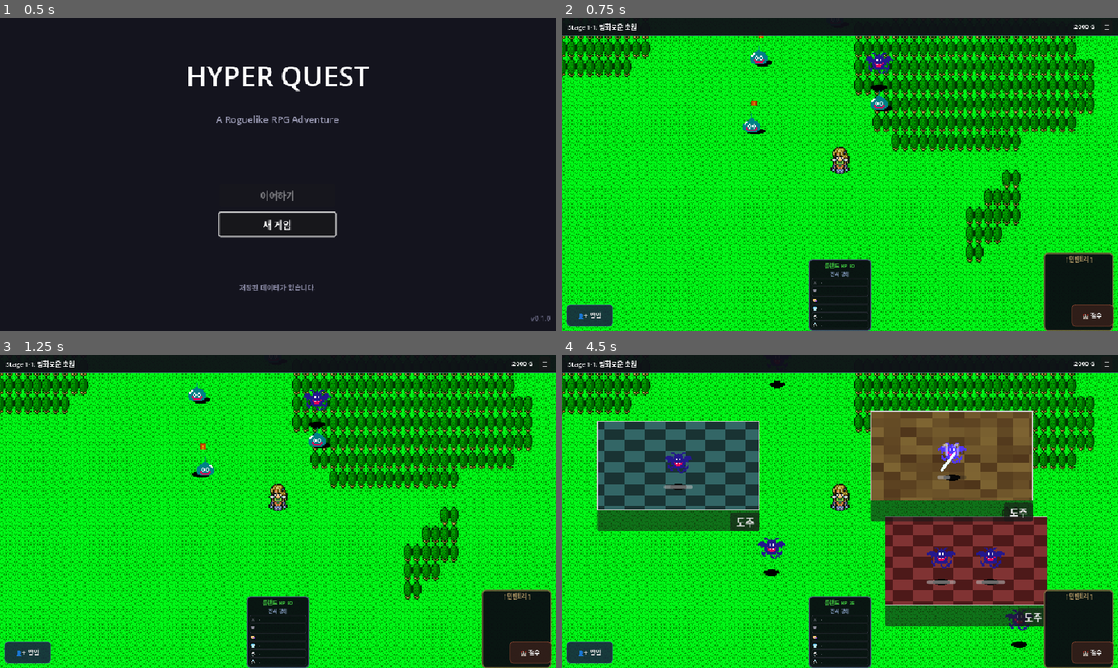
Above: before the commit, frames 1-4 (two rows, left to right).
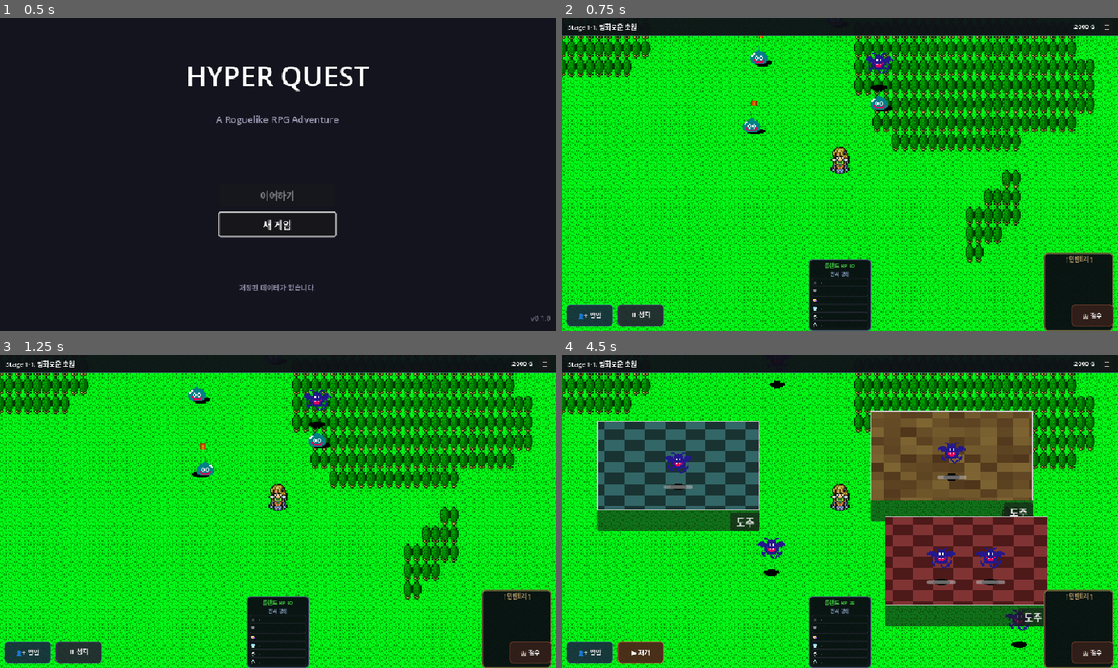
Above: after the commit, the same moments.

Repository: limmmmmmn/Appears-Appears
Game: Godot game, scene res://scenes/main/Main.tscn
Two runs of this game, one before a commit and one after it. Both use one fixed random seed, a clock stepped at 60 frames per second and the inputs below.
Inputs (mouse positions are in pixels of both pictures, inside the frame that each line leads up to):
- Up to frame 1 (0.5 s): no input
- Up to frame 2 (0.75 s): click "새 게임" at 0.5 s
- Up to frame 3 (1.25 s): no input
- Up to frame 4 (4.5 s): click "🏰 철수" at 1.25 s; click "출발" at 2 s; click (639, 652) at 2.75 s, where only the run after the commit has a clickable "⏸ 정지"; click (639, 652) at 3.5 s, where only the run after the commit has a clickable "▶ 재개"; tap Enter at 4.25 s; drag from (951, 467) to (778, 367) at 4.27 s

Frame 1 is identical in both runs. In frame 2, 0.6% of the frame differs, in the area x 9-19%, y 91-99%; in frame 3, 0.6%; in frame 4, 1.3%, in the area x 9-85%, y 28-99%.

Commit message:
전투창 정지 버튼 추가 (토글, 스페이스바 단축키)
- FieldHUD: 영입 버튼 옆에 [⏸ 정지] 토글 버튼 추가
- FieldHUD: 스페이스바로 전투 정지/재개 토글
- BattleManager: is_battle_paused 상태, toggle/set 함수, 시그널 추가
- BattleManager: 정지 중 생성된 새 전투창도 정지 상태로 시작
- BattleWindow: is_battle_paused 플래그로 턴 처리 정지/재개
- 필드 이동은 정지 상태에서도 가능

https://claude.ai/code/session_01J8G7FkngPswDZzFdEXmxwx

Diff:
--- a/scripts/autoload/BattleManager.gd
+++ b/scripts/autoload/BattleManager.gd
@@ -37,6 +37,10 @@
 var last_battle_pos: Vector2 = Vector2.ZERO
 var last_window_rect: Rect2 = Rect2()
 
+# === 전투 정지 ===
+var is_battle_paused: bool = false
+signal battle_pause_changed(paused: bool)
+
 # 전투창 배치 설정
 const WINDOW_SIZE := Vector2(280, 200)
 const BOSS_WINDOW_SIZE := Vector2(420, 300)  # 보스전 전투창 (약 2배 크기)
@@ -122,6 +126,10 @@
 
 	# 전투 초기화 (새 시스템용)
 	window.setup_new(battle_id, enemy_ids, is_elite, is_boss)
+
+	# 전투 정지 상태면 새 전투창도 정지
+	if is_battle_paused:
+		window.set_battle_paused(true)
 	window.battle_ended.connect(_on_battle_window_ended)
 	window.battle_log.connect(_on_battle_log)
 	window.party_updated.connect(_on_party_updated)
@@ -499,6 +507,20 @@
 		if window_ref != null and is_instance_valid(window_ref):
 			window_ref.queue_free()
 		active_battles.erase(battle_id)
-
-
-#endregion
+#endregion
+
+
+#region 전투 정지
+func toggle_battle_pause() -> void:
+	set_battle_paused(not is_battle_paused)
+
+
+func set_battle_paused(paused: bool) -> void:
+	is_battle_paused = paused
+	for battle_id in active_battles:
+		var battle_data: Dictionary = active_battles[battle_id]
+		var window = battle_data.get("window")
+		if window != null and is_instance_valid(window):
+			window.set_battle_paused(paused)
+	battle_pause_changed.emit(paused)
+#endregion
--- a/scripts/battle/BattleWindow.gd
+++ b/scripts/battle/BattleWindow.gd
@@ -61,6 +61,7 @@
 var current_turn_index: int = 0
 var current_round: int = 0
 var is_processing_turn: bool = false
+var is_battle_paused: bool = false  # 전투 정지 상태
 
 
 # === 도주 설정 ===
@@ -134,8 +135,8 @@
 
 	_update_background_effect(delta)
 
-	# 독립 턴 처리
-	if not is_processing_turn:
+	# 독립 턴 처리 (정지 상태면 스킵)
+	if not is_processing_turn and not is_battle_paused:
 		_process_next_turn()
 
 
@@ -264,6 +265,11 @@
 
 
 #region 독립 턴 관리 시스템
+func set_battle_paused(paused: bool) -> void:
+	## 전투 정지/재개
+	is_battle_paused = paused
+
+
 func _start_new_round() -> void:
 	## 새 라운드 시작: 턴 순서 재계산
 	current_round += 1
--- a/scripts/ui/field/FieldHUD.gd
+++ b/scripts/ui/field/FieldHUD.gd
@@ -49,6 +49,9 @@
 # 철수 버튼
 var retreat_button: Button = null
 
+# 전투 정지 버튼
+var battle_pause_button: Button = null
+
 # 일시정지 메뉴
 var pause_menu: CanvasLayer = null
 var is_pause_menu_active: bool = false
@@ -67,6 +70,7 @@
 	_init_retreat_button()
 	_init_pause_menu()
 	_init_recruit_button()
+	_init_battle_pause_button()
 	_connect_signals()
 	update_all()
 
@@ -78,6 +82,13 @@
 			return
 		toggle_pause_menu()
 		get_viewport().set_input_as_handled()
+
+	# 스페이스바: 전투 정지/재개 토글
+	if event is InputEventKey and event.pressed and not event.echo:
+		if event.keycode == KEY_SPACE:
+			if not is_pause_menu_active:
+				_toggle_battle_pause()
+				get_viewport().set_input_as_handled()
 
 
 #region 초기화
@@ -198,6 +209,72 @@
 		if bottom_party_cards:
 			bottom_party_cards.update_display()
 		hero_recruited.emit(random_id)
+
+
+func _init_battle_pause_button() -> void:
+	## 영입 버튼 옆에 전투 정지 토글 버튼 생성
+	var ctrl := get_node_or_null("Control")
+	if not ctrl:
+		return
+
+	battle_pause_button = Button.new()
+	battle_pause_button.text = "⏸ 정지"
+	battle_pause_button.toggle_mode = true
+	battle_pause_button.custom_minimum_size = Vector2(70, 36)
+	battle_pause_button.add_theme_font_size_override("font_size", STYLE.font_normal)
+	battle_pause_button.tooltip_text = "전투 정지/재개 (Space)"
+
+	var style := _make_flat_style(Color(0.15, 0.12, 0.2, 0.9), Color(0.4, 0.3, 0.6, 0.8), STYLE.corner_radius, 1)
+	style.content_margin_left = 10
+	style.content_margin_right = 10
+	style.content_margin_top = 6
+	style.content_margin_bottom = 6
+	battle_pause_button.add_theme_stylebox_override("normal", style)
+
+	var hover := style.duplicate()
+	hover.bg_color = Color(0.22, 0.18, 0.3, 0.95)
+	hover.border_color = Color(0.6, 0.5, 0.9)
+	battle_pause_button.add_theme_stylebox_override("hover", hover)
+
+	var pressed_style := style.duplicate()
+	pressed_style.bg_color = Color(0.3, 0.15, 0.1, 0.95)
+	pressed_style.border_color = Color(0.9, 0.4, 0.3, 0.9)
+	battle_pause_button.add_theme_stylebox_override("pressed", pressed_style)
+
+	battle_pause_button.set_anchors_preset(Control.PRESET_BOTTOM_LEFT)
+	battle_pause_button.offset_left = 96
+	battle_pause_button.offset_top = -46
+	battle_pause_button.offset_right = 176
+	battle_pause_button.offset_bottom = -8
+	battle_pause_button.toggled.connect(_on_battle_pause_toggled)
+	ctrl.add_child(battle_pause_button)
+
+
+func _toggle_battle_pause() -> void:
+	## 전투 정지 토글 (스페이스바 또는 버튼)
+	if not BattleManager:
+		return
+	BattleManager.toggle_battle_pause()
+	# 버튼 상태 동기화
+	if battle_pause_button:
+		battle_pause_button.set_pressed_no_signal(BattleManager.is_battle_paused)
+		_update_battle_pause_button_text(BattleManager.is_battle_paused)
+
+
+func _on_battle_pause_toggled(toggled_on: bool) -> void:
+	## 전투 정지 버튼 토글
+	if not BattleManager:
+		return
+	BattleManager.set_battle_paused(toggled_on)
+	_update_battle_pause_button_text(toggled_on)
+
+
+func _update_battle_pause_button_text(paused: bool) -> void:
+	if battle_pause_button:
+		if paused:
+			battle_pause_button.text = "▶ 재개"
+		else:
+			battle_pause_button.text = "⏸ 정지"
 
 
 func _init_pause_menu() -> void:
